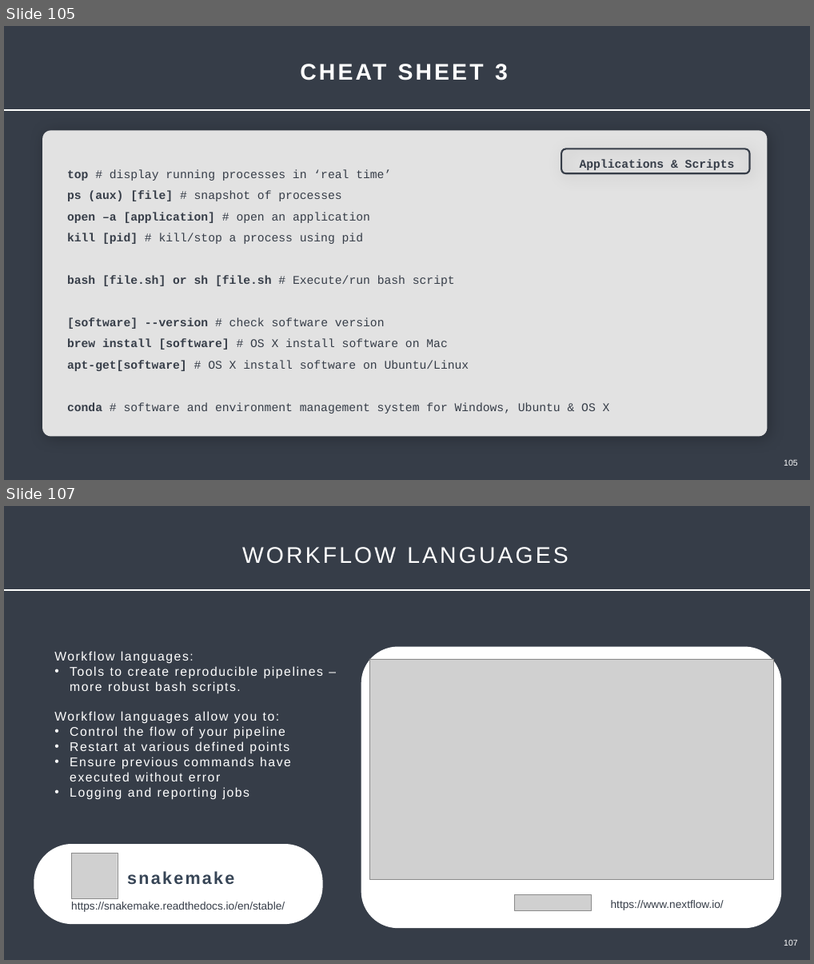
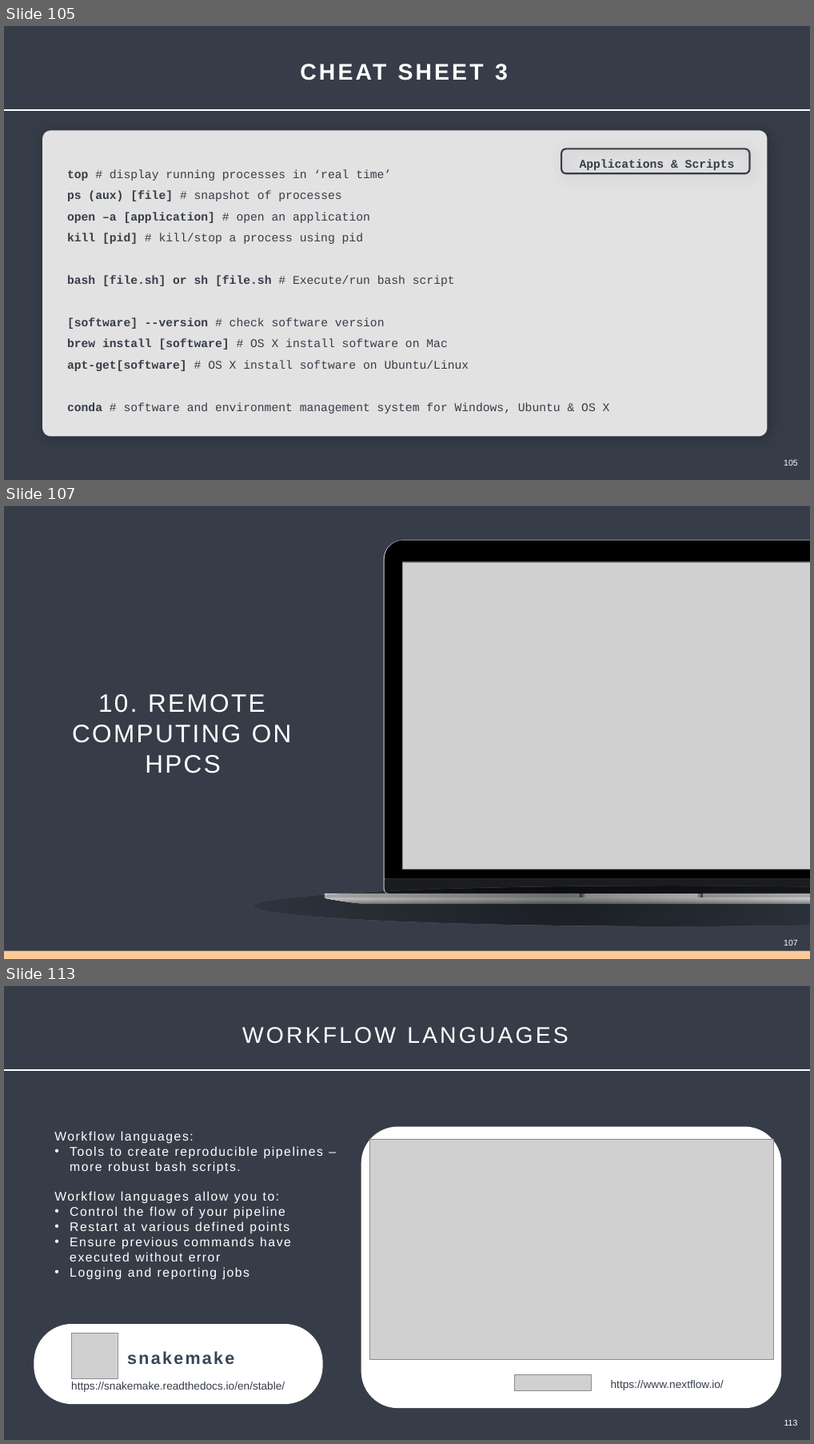
Before and after one commit to Center-for-Health-Data-Science/Just-Bash-It, a slide deck: Teachers/Just_Bash_It_Slideshow.pptx. Shown one above the other, each under a label of ours: slides 105 and 107 before the commit, slides 105, 107 and 113 after it; the slides between them are not shown. The pictures are 814x964 and 814x1444 pixels, drawn with LibreOffice and Linux fonts; fonts in the diff are those of the drawing; grey boxes stand for pictures. Boxes give left, top, right and bottom in pixels: in the first picture for what was removed or moved away, otherwise in the second. Text is boxed around its words. In the diff, an @@ line names an element or a change of style, - is before the commit and + after.

```diff
--- a/Teachers/Just_Bash_It_Slideshow.pptx
+++ b/Teachers/Just_Bash_It_Slideshow.pptx
@@ slide 107 added at (x1=4, y1=506, x2=810, y2=960), background #363D48 @@
@@ group added at (x1=254, y1=540, x2=810, y2=926): 4 freeform shapes, 3 rectangles, 2 pictures, 1 ellipse @@
@@ text added at (x1=72, y1=694, x2=292, y2=773), 60 pt, text #FFFFFF @@
+10. REMOTE COMPUTING ON HPCS
@@ rectangle added at (x1=4, y1=951, x2=810, y2=960), fill #FFC899 @@
@@ page number added at (x1=784, y1=939, x2=798, y2=945), 20 pt, text #FFFFFF @@
+107
@@ what was slide 107 is now slide 113 @@
@@ page number at (x1=785, y1=1419, x2=798, y2=1425): text changed @@
-107
+113
```
Also in this commit, not shown: 8 slides changed, 6 other slides added, 3 other files.
